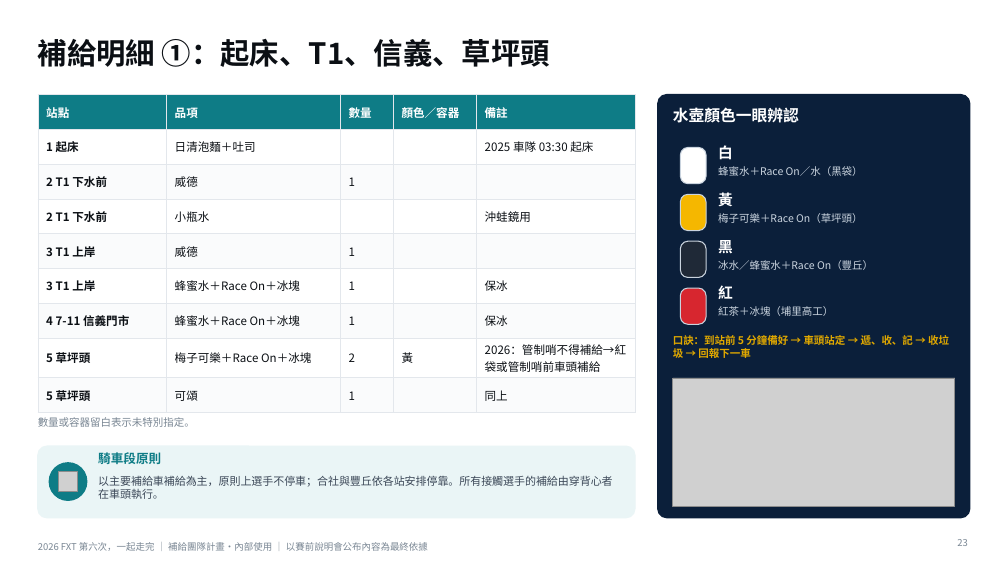
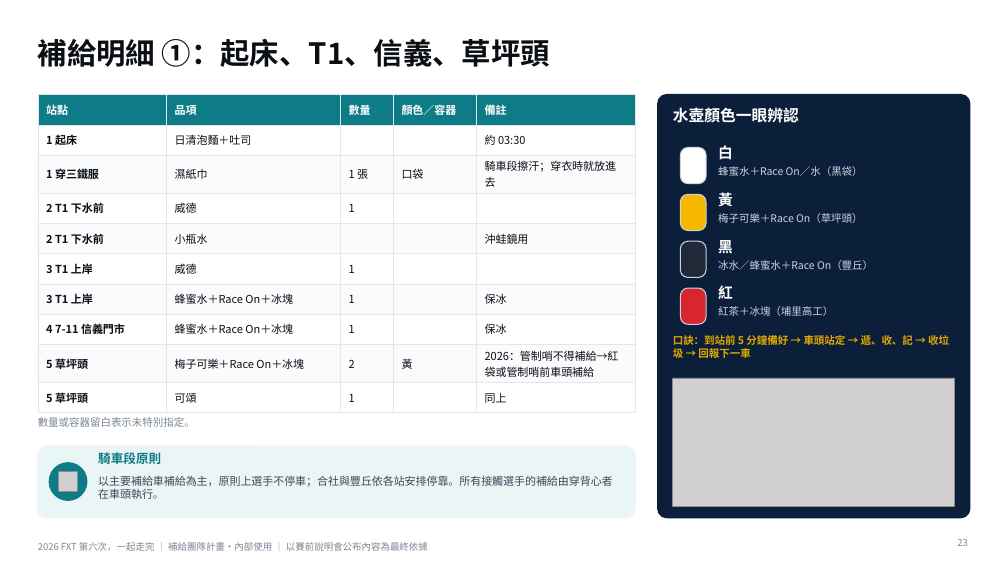
Before and after one commit to powermovebboy-sys/Race-site, a slide deck: slide 23 of deck/2026_FXT_第六次一起走完.pptx. Drawn at 1008x567 pixels with LibreOffice and Linux fonts; fonts in the diff are those of the drawing; grey boxes stand for pictures. Boxes give left, top, right and bottom in pixels: in the first picture for what was removed or moved away, otherwise in the second. Text is boxed around its words. In the diff, an @@ line names an element or a change of style, - is before the commit and + after.

```diff
--- a/deck/2026_FXT_第六次一起走完.pptx
+++ b/deck/2026_FXT_第六次一起走完.pptx
@@ table at <box>38,95,635,409</box> @@
-row 2: 1 起床 | 日清泡麵＋吐司 |  |  | 2025 車隊 03:30 起床
+row 2: 1 起床 | 日清泡麵＋吐司 |  |  | 約 03:30
+row 3: 1 穿三鐵服 | 濕紙巾 | 1 張 | 口袋 | 騎車段擦汗；穿衣時就放進去
```
Also in this commit, not shown: 2 other slides changed, 2 other files.
